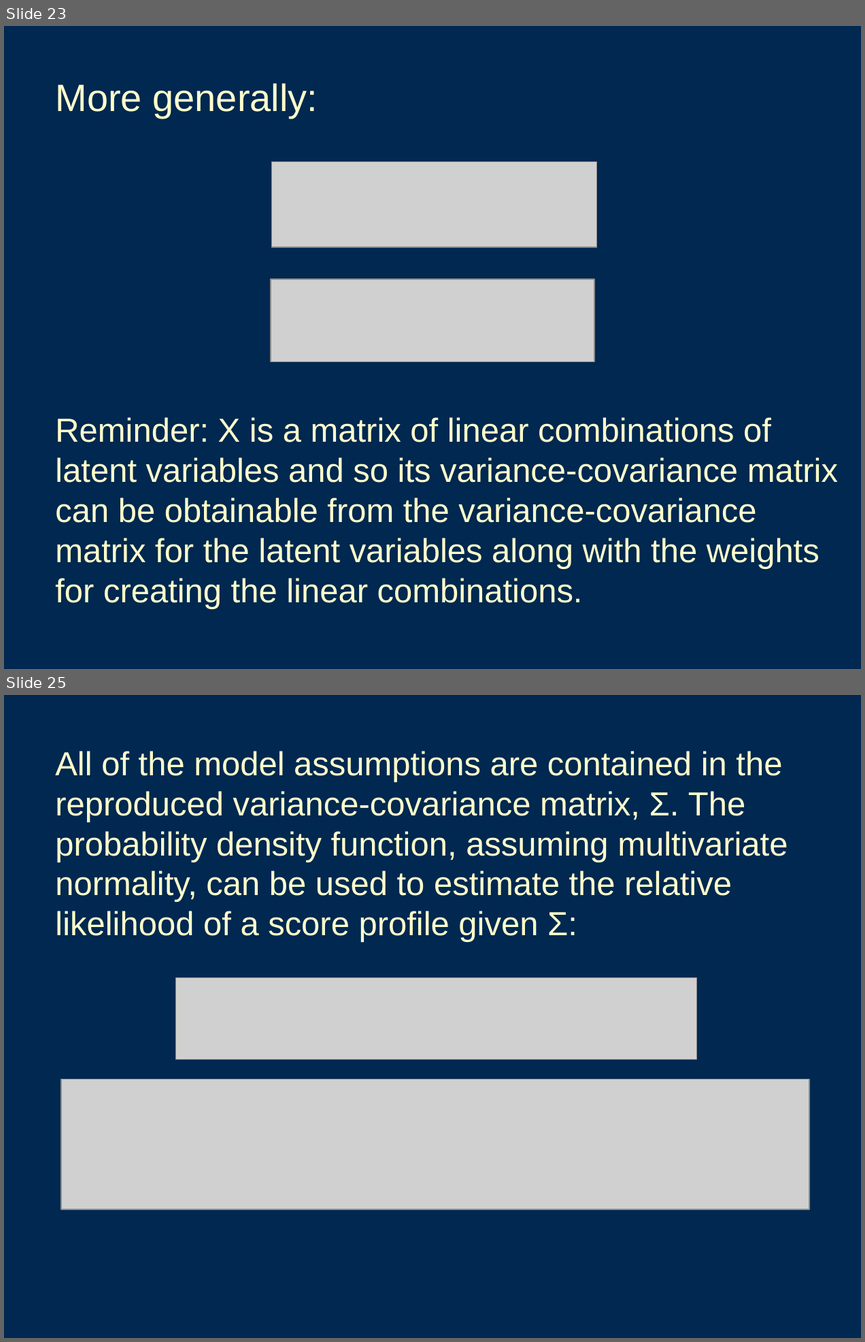
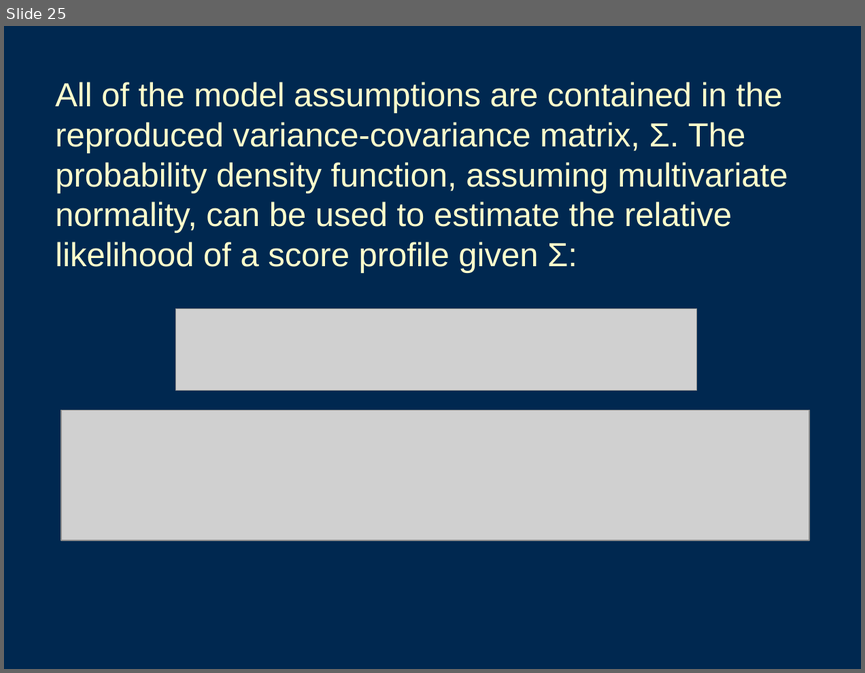
Before and after one commit to emoriebeck/homeworks, a slide deck: multivariate/Class Materials/11 CFA 1/CFA_I.ppt. Shown one above the other, each under a label of ours: slides 23 and 25 before the commit, slide 25 after it; the slides between them are not shown. The pictures are 865x1342 and 865x673 pixels, drawn with LibreOffice and Linux fonts; fonts in the diff are those of the drawing; grey boxes stand for pictures. Boxes give left, top, right and bottom in pixels: in the first picture for what was removed or moved away, otherwise in the second. Text is boxed around its words. In the diff, an @@ line names an element or a change of style, - is before the commit and + after.

```diff
--- a/multivariate/Class Materials/11 CFA 1/CFA_I.ppt
+++ b/multivariate/Class Materials/11 CFA 1/CFA_I.ppt
@@ slide 23 removed at <box>4,26,861,669</box>, background #002850 @@
@@ text removed at <box>55,83,317,118</box> @@
-More generally:
@@ picture removed at <box>271,161,596,247</box> @@
@@ picture removed at <box>271,279,594,362</box> @@
@@ text removed at <box>55,417,838,609</box> @@
-Reminder: X is a matrix of linear combinations of latent variables and so its variance-covariance matrix can be obtainable from the variance-covariance matrix for the latent variables along with the weights for creating the linear combinations.
```
Also in this commit, not shown: 1 slide changed, 3 slides added, 2 other slides removed, 6 other files.
